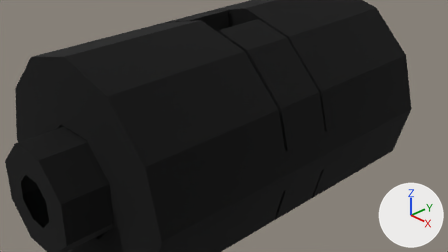
The Blender file Models/SSPX/sspx-inflatable-hab-25-1-iva.blend: old version first, new version second.
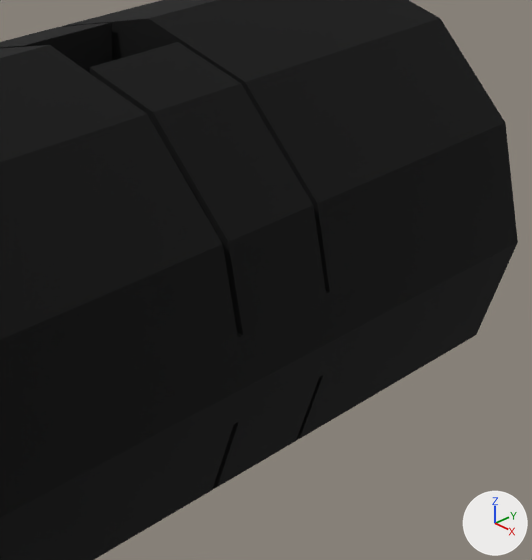
Each version is shown from the file's camera 'Camera', then close up on the part from 40% to 93% of the width and 0% to 100% of the height. Lighting does not change. The marker at lower right points along +X, +Y and +Z.

In view in the first close-up: 'shellCollider'.
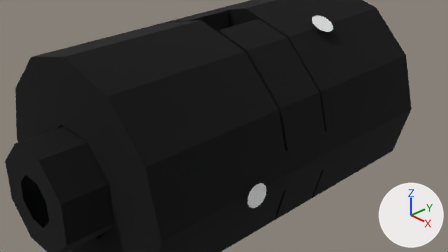
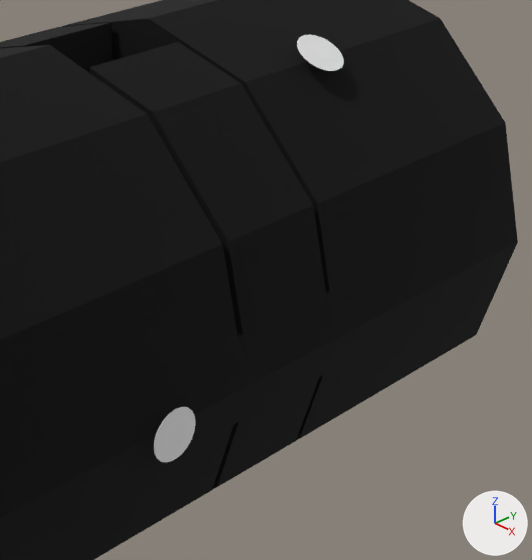
The change, as a list of edits to the scene's bpy script:
```text
Add mat_material_001:
    mat_material_001 = principled_material('Material.001')
    mat_material_001.base_color = (0.8, 0.8, 0.8)  # white #e7e7e7
Add me_bighabshell_001:
    me_bighabshell_001.from_pydata(...)  # 84 vertices, 4 faces, 2 loose edges; spans x -1.92..1.91, y -5.01..-2.0, z -2.09..2.1
    me_bighabshell_001.materials.append(mat_material_001)  # white #e7e7e7
Add ob_depthmask:
    ob_depthmask = bpy.data.objects.new('depthMask', me_bighabshell_001)
    ob_depthmask.parent = ob_freeiva
    ob_depthmask.location = (-0.000385, -3.508, 0.00492)
    ob_depthmask.rotation_euler = (-3.142, -1.571, 0.0)  # degrees (-180, -90, 0)
```

Pixel boxes [x1, y1, x2, y2] of what changed, in the close-ups (532 x 560 px):
'depthMask', added: after [154, 34, 344, 462]
